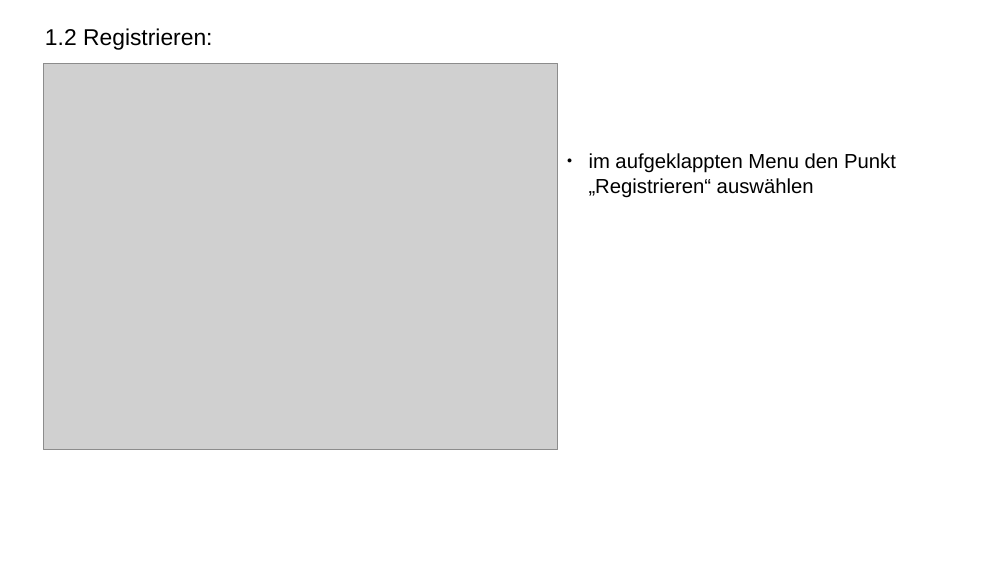
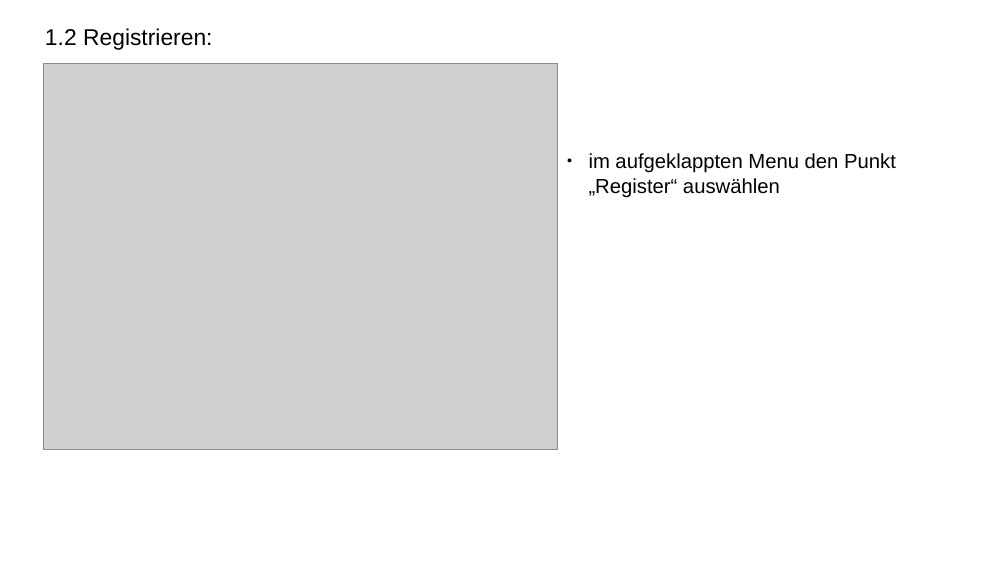
Before and after one commit to sky4walk/Brauverein-Schwabach, a slide deck: slide 3 of Anleitungen/WebseiteRegistrieren.odp. Drawn at 1008x567 pixels with LibreOffice and Linux fonts; fonts in the diff are those of the drawing; grey boxes stand for pictures. Boxes give left, top, right and bottom in pixels: in the first picture for what was removed or moved away, otherwise in the second. Text is boxed around its words. In the diff, an @@ line names an element or a change of style, - is before the commit and + after.

```diff
--- a/Anleitungen/WebseiteRegistrieren.odp
+++ b/Anleitungen/WebseiteRegistrieren.odp
@@ text at [589, 153, 896, 198]: text changed @@
-● im aufgeklappten Menu den Punkt „Registrieren“ auswählen
+● im aufgeklappten Menu den Punkt „Register“ auswählen
```
Also in this commit, not shown: 1 other slide changed, 4 other files.
